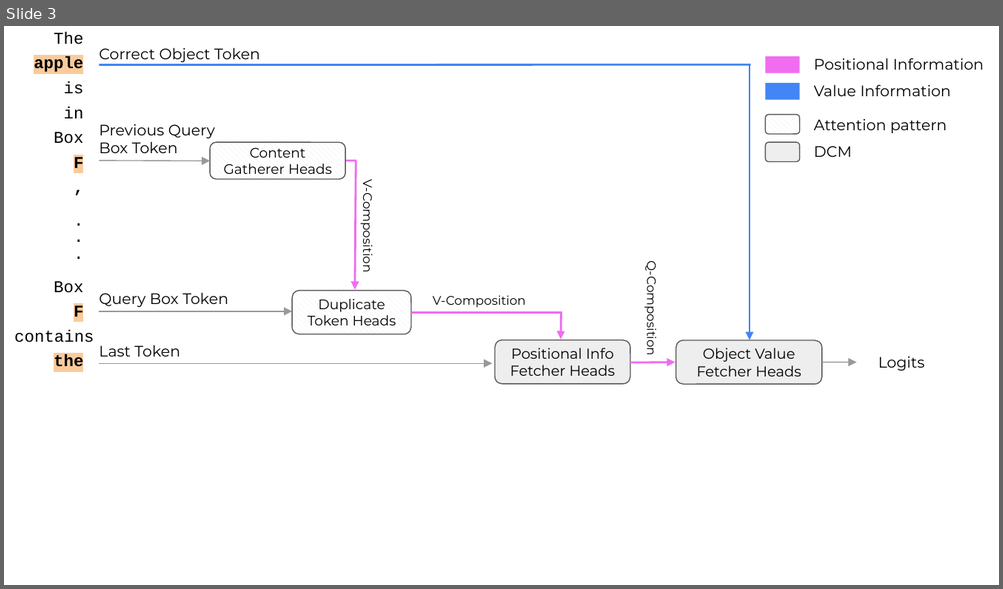
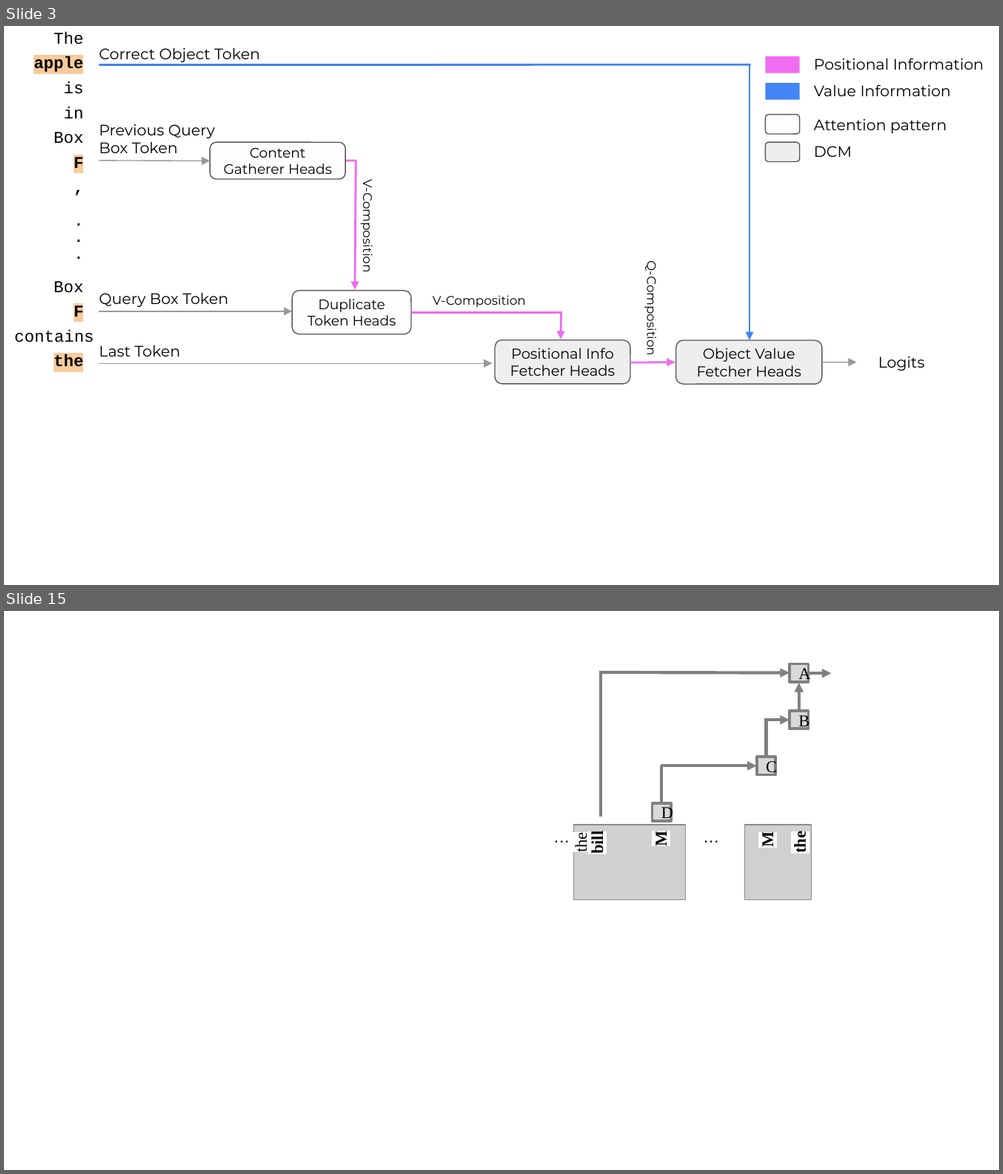
Before and after one commit to tamarott/finetuning_iclr24_figs, a slide deck: pptx_figs.pptx. Shown one above the other, each under a label of ours: slide 3 before the commit, slides 3 and 15 after it; the slides between them are not shown. The pictures are 1003x589 and 1003x1174 pixels, drawn with LibreOffice and Linux fonts; fonts in the diff are those of the drawing; grey boxes stand for pictures. Boxes give left, top, right and bottom in pixels: in the first picture for what was removed or moved away, otherwise in the second. Text is boxed around its words. In the diff, an @@ line names an element or a change of style, - is before the commit and + after.

```diff
--- a/pptx_figs.pptx
+++ b/pptx_figs.pptx
@@ slide 15 added at [4, 611, 999, 1170], background #FFFFFF @@
@@ arrow added from (599, 672) to (788, 672), #808080 2.25 pt @@
@@ line added from (600, 672) to (600, 817), #808080 2.25 pt @@
@@ rectangle added at [788, 664, 808, 681], fill #D9D9D9, outline #808080 2 pt, 12 pt, text #000000 @@
+A
@@ arrow added from (808, 674) to (831, 674), #808080 2.25 pt @@
@@ arrow added from (799, 710) to (799, 683), #808080 2.25 pt @@
@@ arrow added from (766, 719) to (788, 719), #808080 2.25 pt @@
@@ line added from (766, 718) to (766, 758), #808080 2.25 pt @@
@@ rectangle added at [788, 710, 808, 729], fill #D9D9D9, outline #808080 2 pt, 12 pt, text #000000 @@
+B
@@ rectangle added at [756, 758, 775, 775], fill #D9D9D9, outline #808080 2 pt, 12 pt, text #000000 @@
+C
@@ arrow added from (660, 766) to (756, 766), #808080 2.25 pt @@
@@ line added from (661, 766) to (661, 803), #808080 2.25 pt @@
@@ rectangle added at [652, 803, 670, 821], fill #D9D9D9, outline #808080 2 pt, 12 pt, text #000000 @@
+D
@@ text added at [528, 821, 595, 851], 12 pt, text #000000 @@
+…
@@ picture added at [573, 825, 686, 900] @@
@@ text added at [652, 832, 670, 846], 12 pt, text #000000, bold @@
+M
@@ text added at [677, 821, 744, 851], 12 pt, text #000000 @@
+…
@@ picture added at [744, 825, 811, 900] @@
@@ text added at [572, 834, 590, 852], 12 pt, text #000000 @@
+the
@@ text added at [588, 834, 606, 854], 12 pt, text #000000, bold @@
+bill
@@ text added at [758, 834, 777, 847], 12 pt, text #000000, bold @@
+M
@@ text added at [791, 834, 809, 853], 12 pt, text #000000, bold @@
+the
```
Also in this commit, not shown: 1 slide changed, 14 other slides added.
